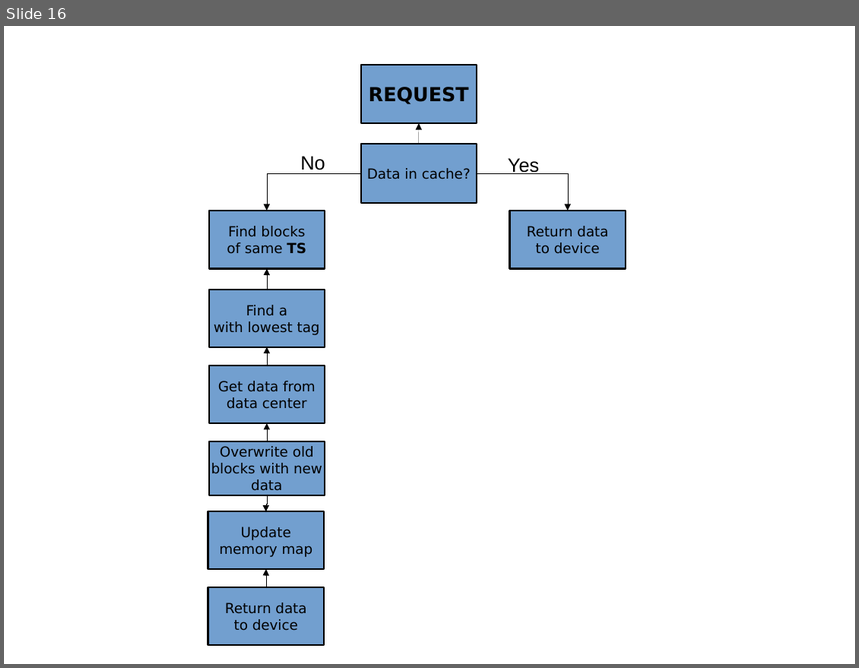
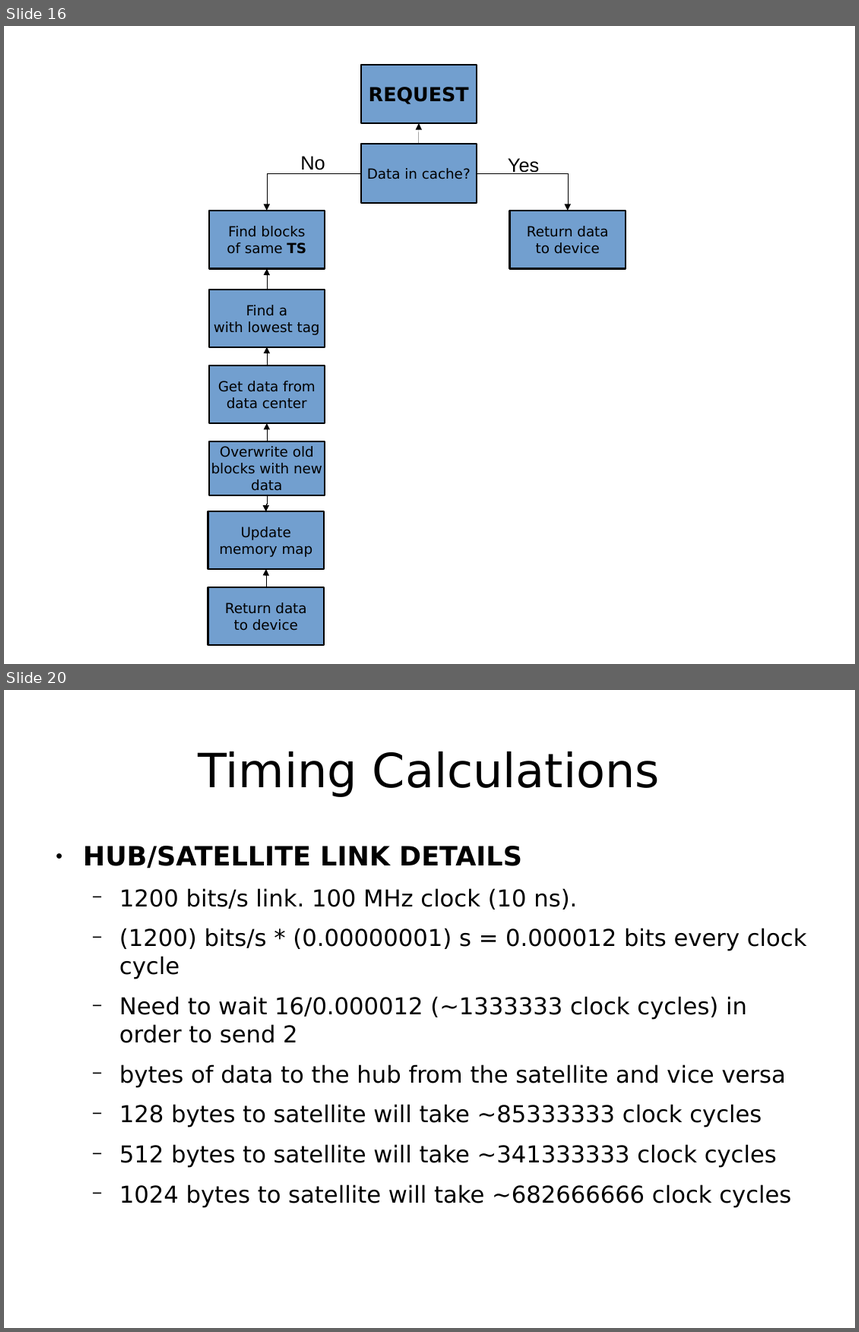
Before and after one commit to Sugarsplash/ece485, a slide deck: doc/presentation.odp. Shown one above the other, each under a label of ours: slide 16 before the commit, slides 16 and 20 after it; the slides between them are not shown. The pictures are 859x668 and 859x1332 pixels, drawn with LibreOffice and Linux fonts; fonts in the diff are those of the drawing. Boxes give left, top, right and bottom in pixels: in the first picture for what was removed or moved away, otherwise in the second. Text is boxed around its words. In the diff, an @@ line names an element or a change of style, - is before the commit and + after.

```diff
--- a/doc/presentation.odp
+++ b/doc/presentation.odp
@@ slide 20 added at bbox=[4, 690, 855, 1328], background #FFFFFF @@
@@ title added at bbox=[199, 751, 660, 797], 44 pt, text #000000 @@
+Timing Calculations
@@ text added at bbox=[83, 846, 807, 1208], 21.7 pt, text #000000 @@
+● HUB/SATELLITE LINK DETAILS
+  − 1200 bits/s link. 100 MHz clock (10 ns).
+  − (1200) bits/s * (0.00000001) s = 0.000012 bits every clock cycle
+  − Need to wait 16/0.000012 (~1333333 clock cycles) in order to send 2
+  − bytes of data to the hub from the satellite and vice versa
+  − 128 bytes to satellite will take ~85333333 clock cycles
+  − 512 bytes to satellite will take ~341333333 clock cycles
+  − 1024 bytes to satellite will take ~682666666 clock cycles
```
Also in this commit, not shown: 2 slides changed, 3 other slides added.
